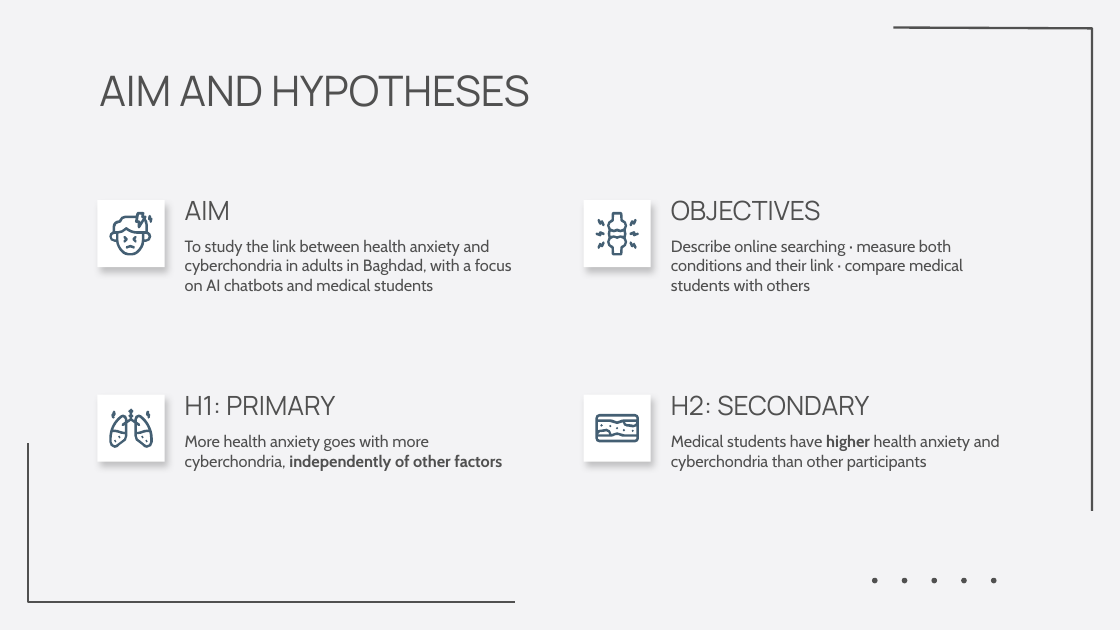
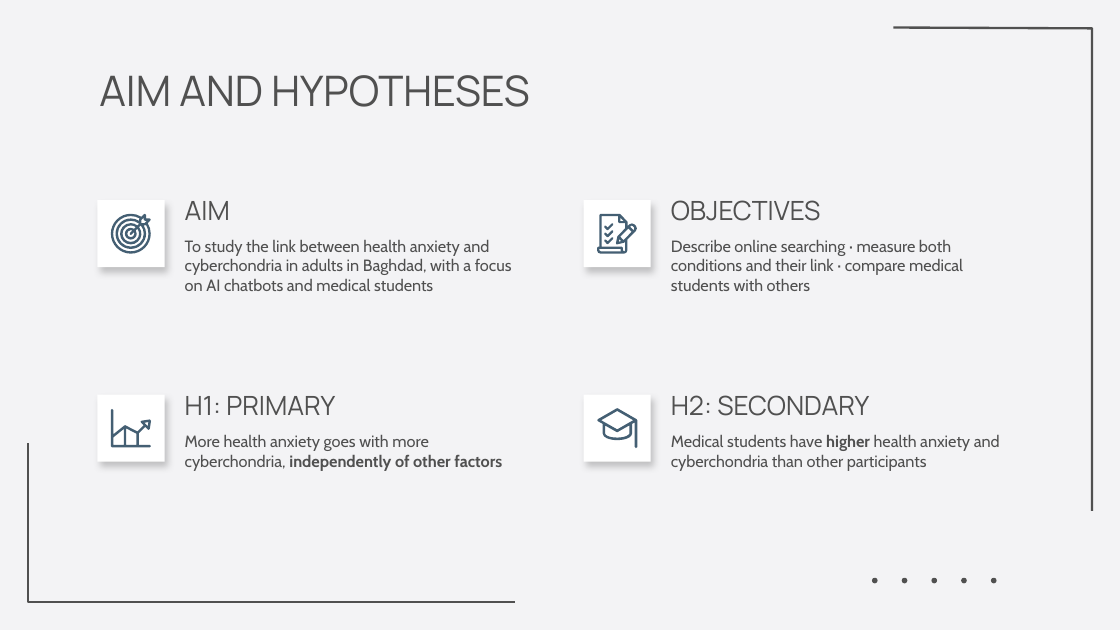
Before and after one commit to Yaseen279/History-Exam, a slide deck: slide 7 of research/output/study/slides/Defence_Slidesgo.pptx. Drawn at 1120x630 pixels with LibreOffice and Linux fonts; fonts in the diff are those of the drawing; background and template pictures are left out. Boxes give left, top, right and bottom in pixels: in the first picture for what was removed or moved away, otherwise in the second. Text is boxed around its words. In the diff, an @@ line names an element or a change of style, - is before the commit and + after.

```diff
--- a/research/output/study/slides/Defence_Slidesgo.pptx
+++ b/research/output/study/slides/Defence_Slidesgo.pptx
@@ freeform shape at (111,214,151,254): outline redrawn @@
@@ freeform shape removed at (595,231,605,236) @@
@@ freeform shape: place and size @@
-freeform shape at (629,220,637,227)
+freeform shape at (597,214,637,254)
@@ freeform shape: place and size @@
-freeform shape at (597,242,605,250)
+freeform shape at (604,231,613,237)
@@ freeform shape: place and size @@
-freeform shape at (597,220,605,227)
+freeform shape at (604,237,613,244)
@@ freeform shape: place and size @@
-freeform shape at (629,231,640,236)
+freeform shape at (604,223,613,230)
@@ freeform shape removed at (607,212,627,255) @@
@@ group removed at (123,215,152,249): 4 freeform shapes @@
@@ freeform shape removed at (629,242,637,250) @@
@@ freeform shape at (111,409,151,448): outline redrawn @@
@@ freeform shape: place and size @@
-freeform shape at (596,414,640,442)
+freeform shape at (597,408,637,448)
@@ group removed at (111,411,150,442): 6 freeform shapes @@
@@ group removed at (600,424,634,432): 5 freeform shapes @@
```
Also in this commit, not shown: 9 other slides changed, 14 other files.
